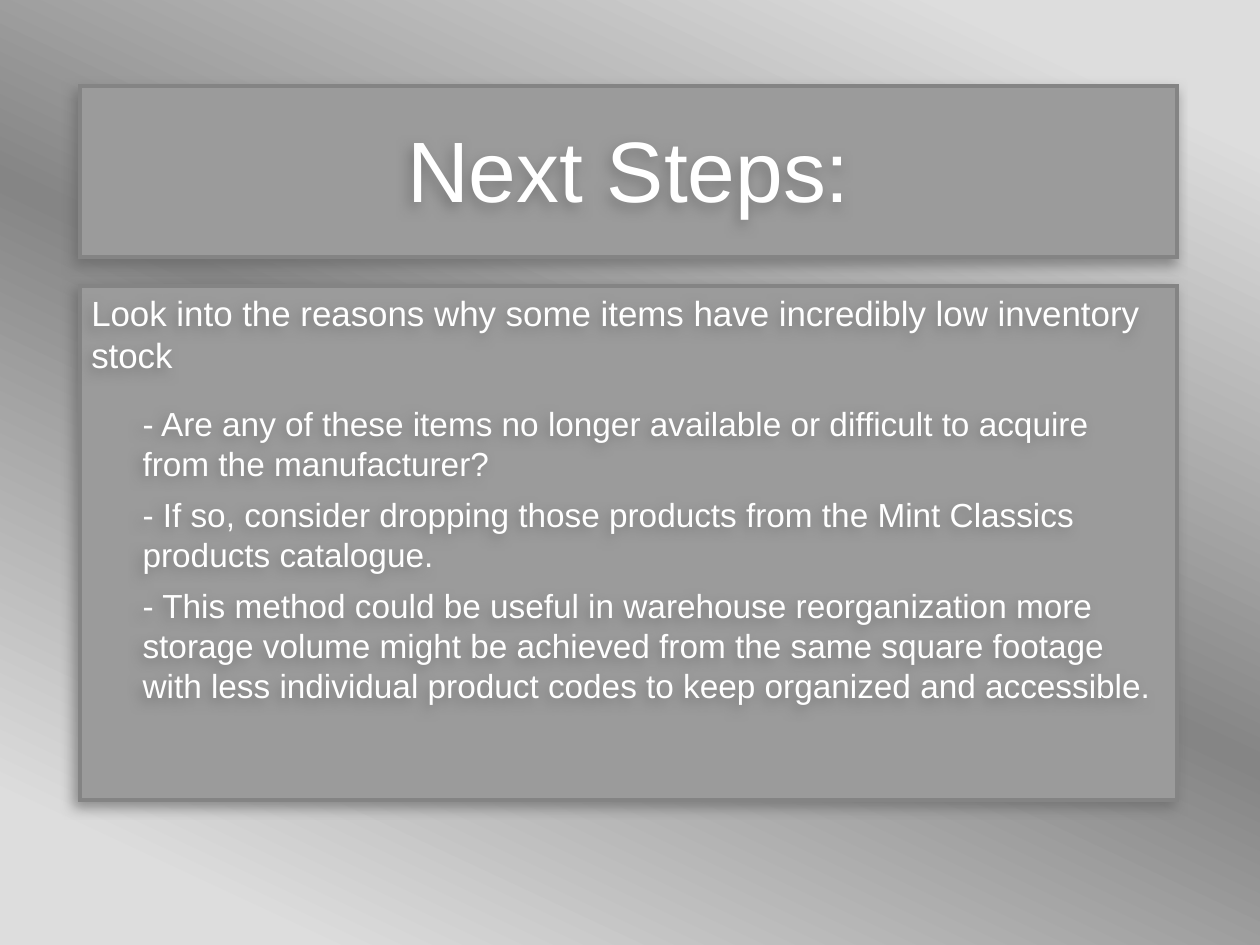
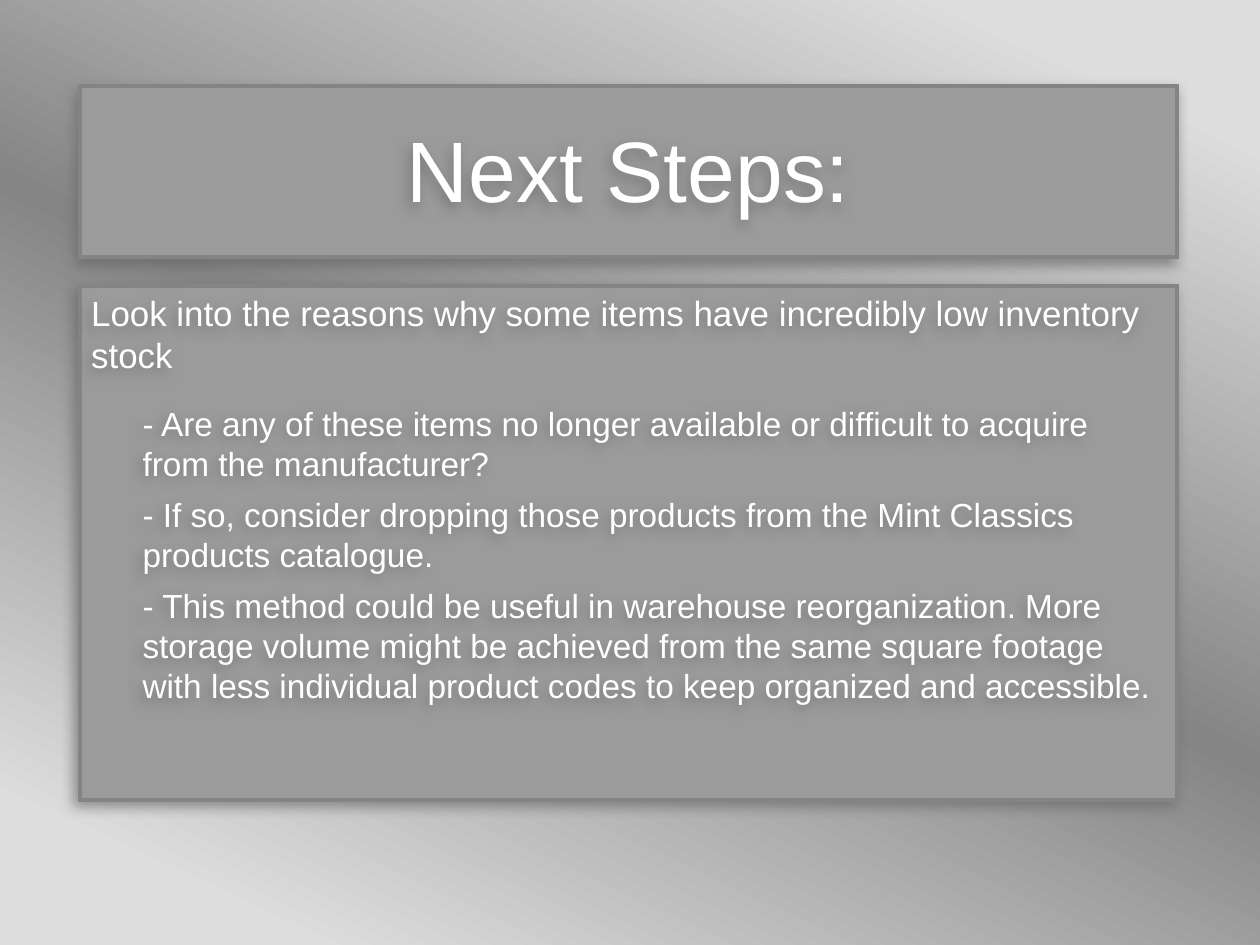
Before and after one commit to BCPMcustom/courseraSQL, a slide deck: slide 23 of Course#10/MintClassics.pptx (slide 24 before the commit). Drawn at 1260x945 pixels with LibreOffice and Linux fonts; fonts in the diff are those of the drawing; background and template pictures are left out. Boxes give left, top, right and bottom in pixels: in the first picture for what was removed or moved away, otherwise in the second. Text is boxed around its words. In the diff, an @@ line names an element or a change of style, - is before the commit and + after.

```diff
--- a/Course#10/MintClassics.pptx
+++ b/Course#10/MintClassics.pptx
@@ text at box(143, 594, 1150, 705): text changed @@
-- This method could be useful in warehouse reorganization more storage volume might be achieved from the same square footage with less individual product codes to keep organized and accessible.
+- This method could be useful in warehouse reorganization. More storage volume might be achieved from the same square footage with less individual product codes to keep organized and accessible.
```
Also in this commit, not shown: 5 other slides changed, 1 slide removed, 1 other file.
